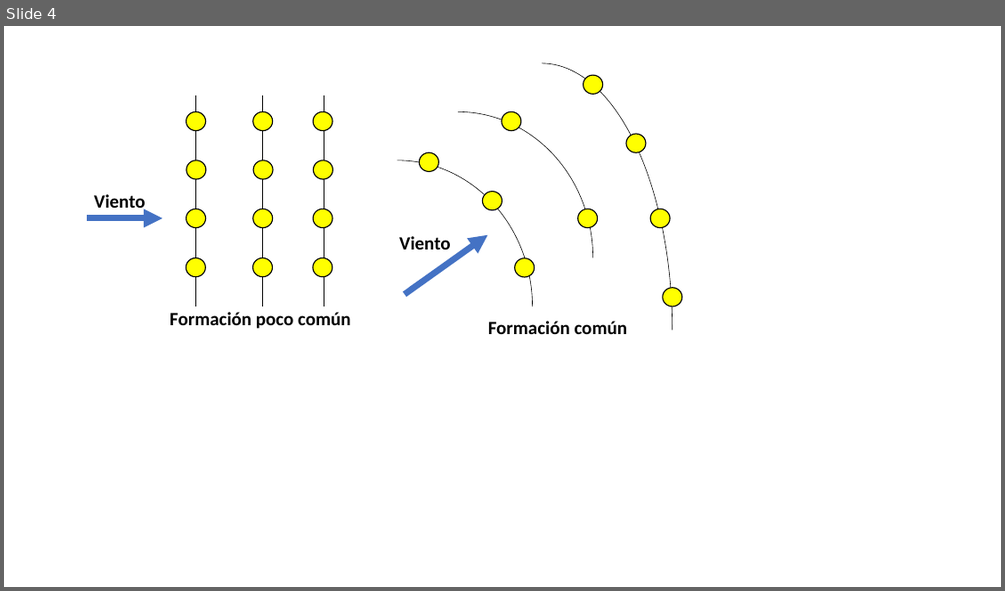
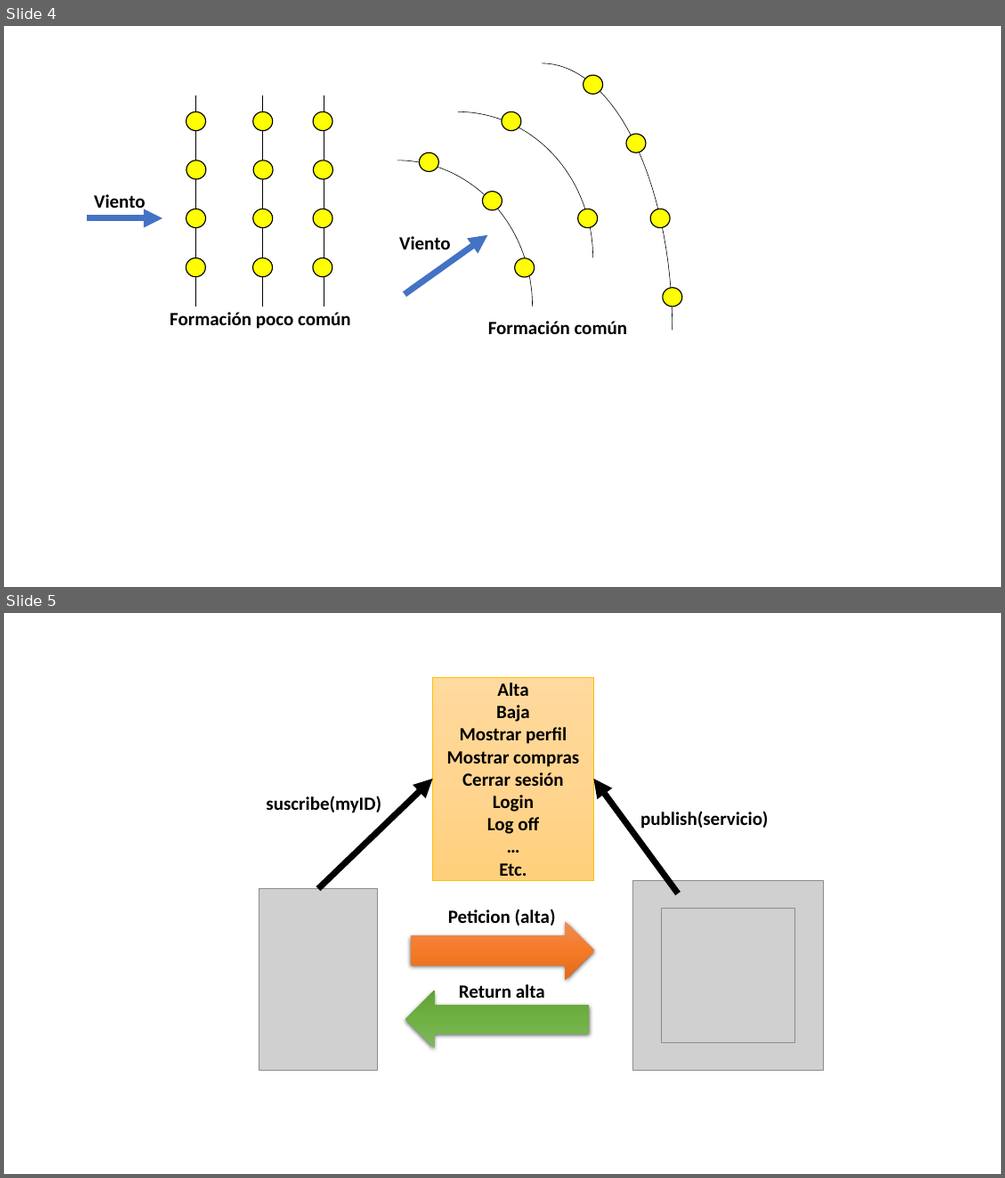
Before and after one commit to kikejosan/EolicSimulatorCEP, a slide deck: docs/Diagrama de arquitectura.pptx. Shown one above the other, each under a label of ours: slide 4 before the commit, slides 4 and 5 after it. The pictures are 1005x591 and 1005x1178 pixels, drawn with LibreOffice and Linux fonts; fonts in the diff are those of the drawing; grey boxes stand for pictures. Boxes give left, top, right and bottom in pixels: in the first picture for what was removed or moved away, otherwise in the second. Text is boxed around its words. In the diff, an @@ line names an element or a change of style, - is before the commit and + after.

```diff
--- a/docs/Diagrama de arquitectura.pptx
+++ b/docs/Diagrama de arquitectura.pptx
@@ slide 5 added at bbox=[4, 613, 1001, 1174], background #FFFFFF @@
@@ rectangle added at bbox=[432, 677, 593, 881], fill gradient #FFDB9E to #FFD590 to #FFD07C, outline #FFC000 0.5 pt, 18 pt, text #000000, bold @@
+Alta
+Baja
+Mostrar perfil
+Mostrar compras
+Cerrar sesión
+Login
+Log off
+…
+Etc.
@@ text added at bbox=[266, 795, 381, 813], 18 pt, text #000000, bold @@
+suscribe(myID)
@@ arrow added from (318, 889) to (432, 779), #000000 6 pt @@
@@ arrow added from (678, 893) to (594, 779), #000000 6 pt @@
@@ text added at bbox=[640, 811, 768, 828], 18 pt, text #000000, bold @@
+publish(servicio)
@@ picture added at bbox=[259, 889, 377, 1070] @@
@@ picture added at bbox=[633, 880, 824, 1070] @@
@@ right arrow added at bbox=[411, 921, 594, 980], fill gradient #F18C57 to #F67B28 to #E56C19 @@
@@ text added at bbox=[448, 908, 556, 925], 18 pt, text #000000, bold @@
+Peticion (alta)
@@ picture added at bbox=[662, 908, 795, 1042] @@
@@ text added at bbox=[459, 984, 545, 997], 18 pt, text #000000, bold @@
+Return alta
@@ right arrow added at bbox=[405, 989, 589, 1048], fill gradient #81B861 to #6FB242 to #62A336 @@
```
Also in this commit, not shown: 7 other files.
